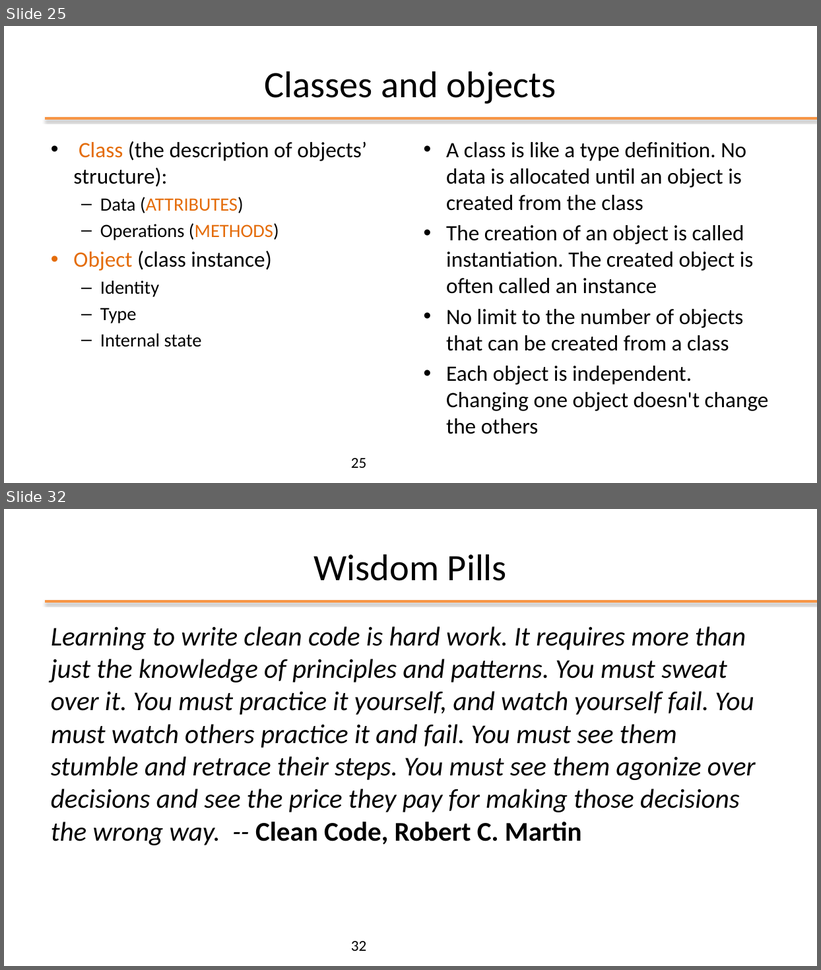
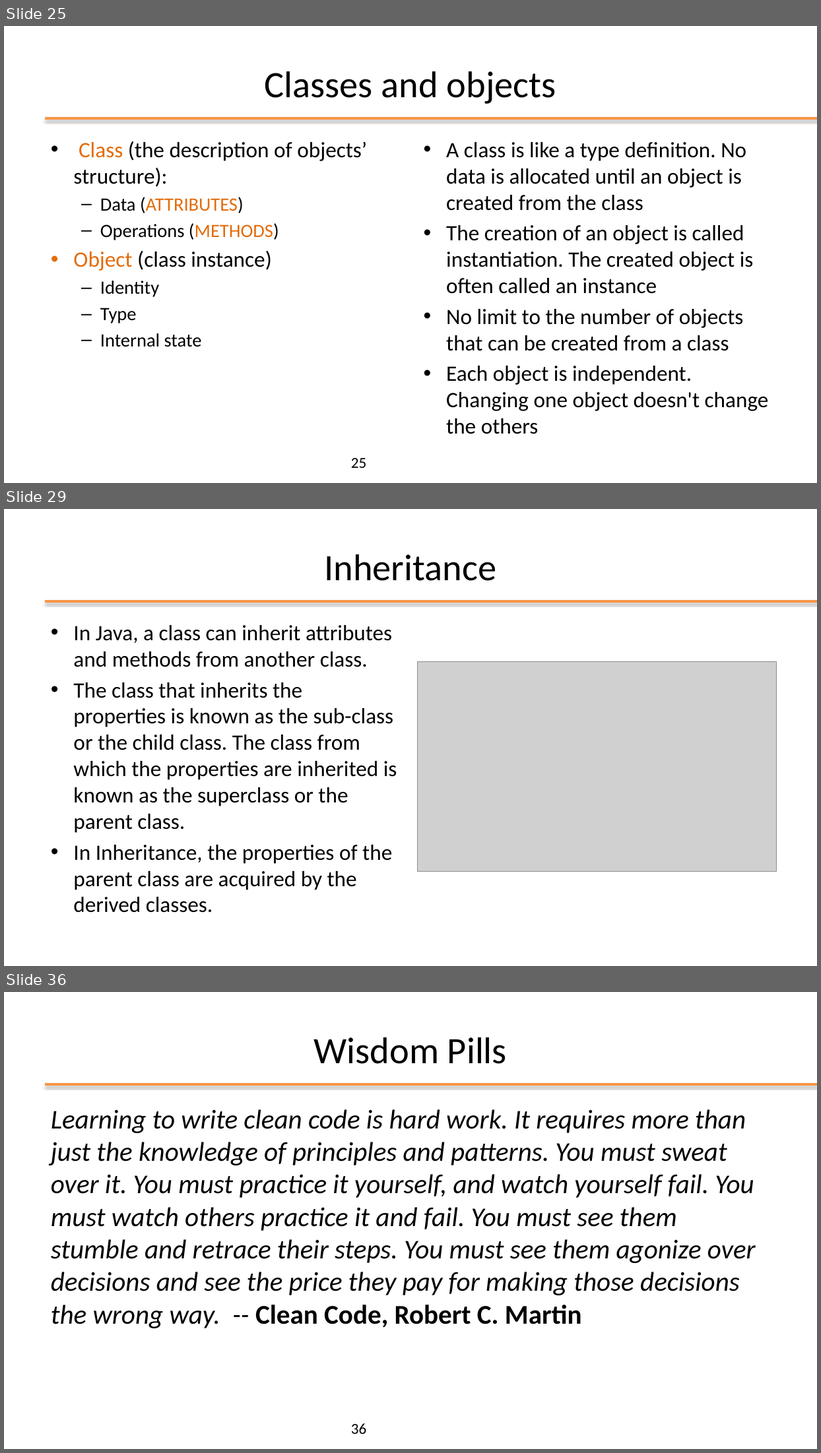
Before and after one commit to plctechnician/ooprogramming, a slide deck: java/slides/ppt/01 - Java From Functions to Objects.pptx. Shown one above the other, each under a label of ours: slides 25 and 32 before the commit, slides 25, 29 and 36 after it; the slides between them are not shown. The pictures are 821x970 and 821x1453 pixels, drawn with LibreOffice and Linux fonts; fonts in the diff are those of the drawing; grey boxes stand for pictures; background and template pictures are left out. Boxes give left, top, right and bottom in pixels: in the first picture for what was removed or moved away, otherwise in the second. Text is boxed around its words. In the diff, an @@ line names an element or a change of style, - is before the commit and + after.

```diff
--- a/java/slides/ppt/01 - Java From Functions to Objects.pptx
+++ b/java/slides/ppt/01 - Java From Functions to Objects.pptx
@@ slide 29 added at (x1=4, y1=509, x2=817, y2=966), background #FFFFFF; not listed: 1 template element that a slide beside it also shows @@
@@ title added at (x1=324, y1=554, x2=496, y2=581), 44 pt, text #000000 @@
+Inheritance
@@ text added at (x1=73, y1=625, x2=397, y2=913), 25.9 pt, text #000000 @@
+• In Java, a class can inherit attributes and methods from another class.
+• The class that inherits the properties is known as the sub-class or the child class. The class from which the properties are inherited is known as the superclass or the parent class.
+• In Inheritance, the properties of the parent class are acquired by the derived classes.
@@ picture added at (x1=418, y1=661, x2=777, y2=872) @@
@@ what was slide 32 is now slide 36 @@
@@ page number at (x1=351, y1=1424, x2=366, y2=1434): text changed @@
-32
+36
```
Also in this commit, not shown: 4 slides changed, 7 other slides added, 4 slides removed, 4 other files.
